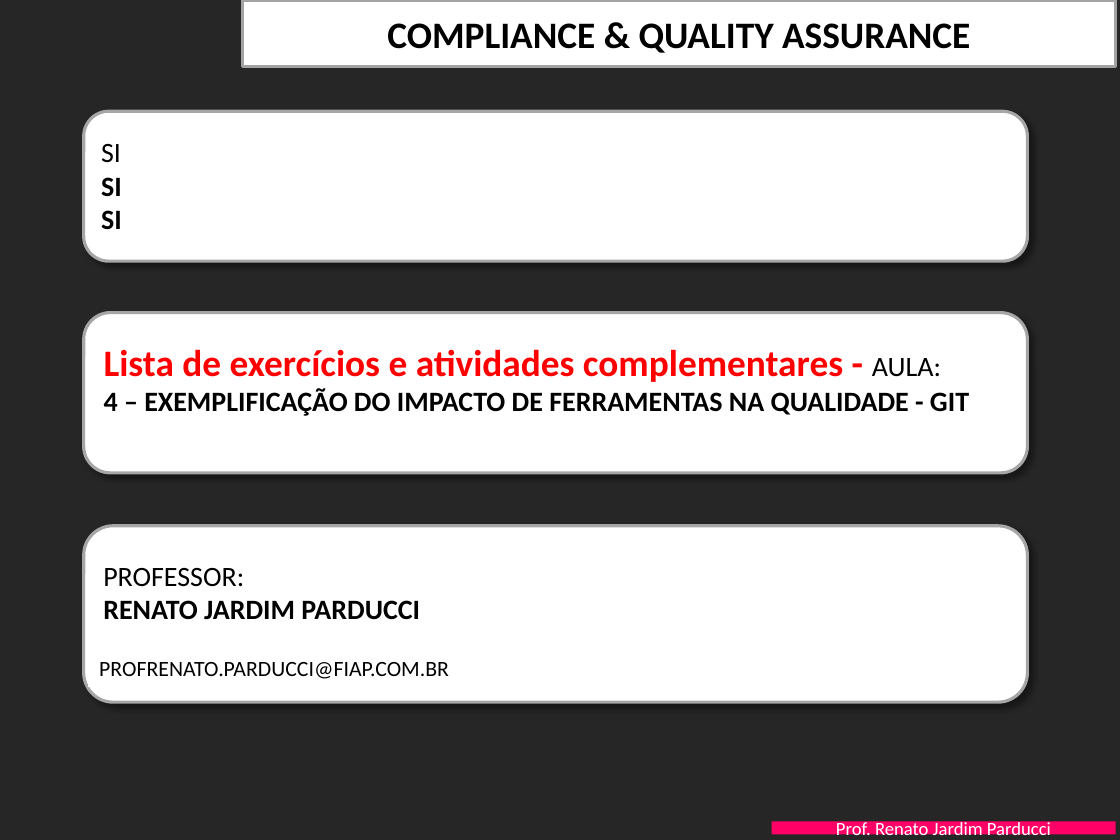
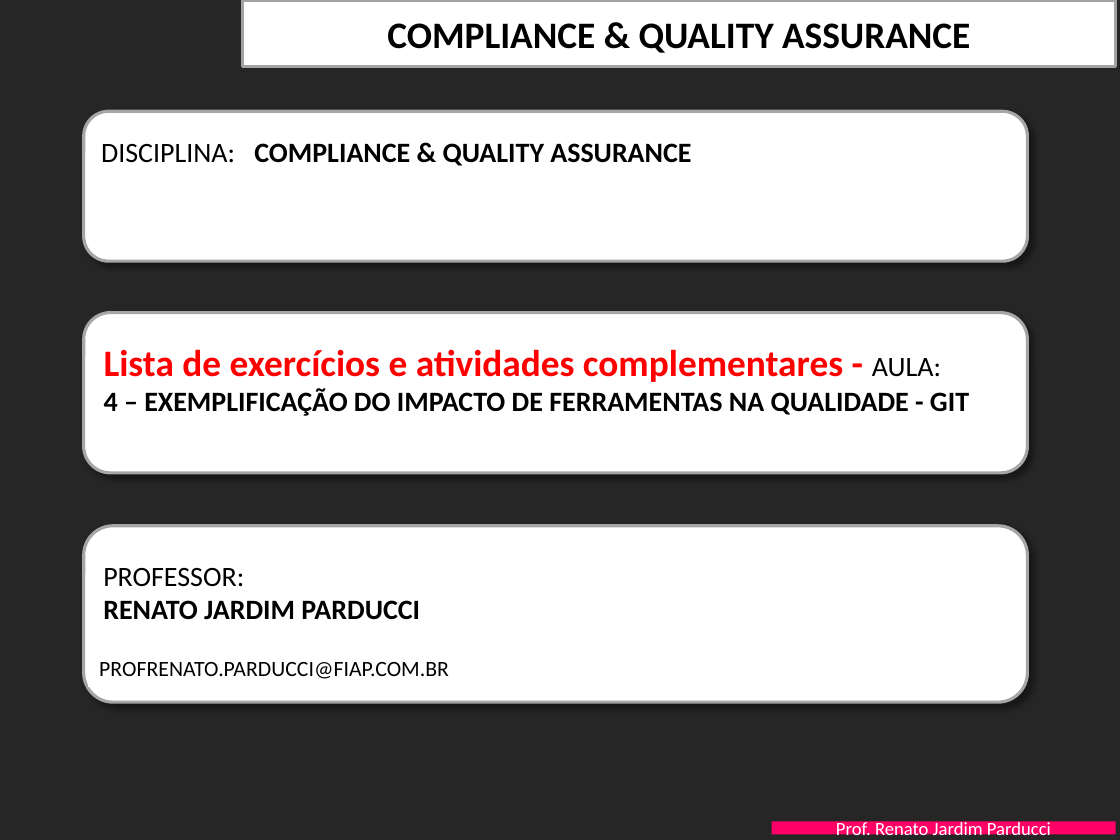
Before and after one commit to deluqui/SI-Estacionamento, a slide deck: slide 1 of Documentacao/FIAP-QualidProjSW-Aula-4-GIT - EXERCICIOS.pptx. Drawn at 1120x840 pixels with LibreOffice and Linux fonts; fonts in the diff are those of the drawing; background and template pictures are left out. Boxes give left, top, right and bottom in pixels: in the first picture for what was removed or moved away, otherwise in the second. Text is boxed around its words. In the diff, an @@ line names an element or a change of style, - is before the commit and + after.

Commit message:
gogo
gogo

```diff
--- a/Documentacao/FIAP-QualidProjSW-Aula-4-GIT - EXERCICIOS.pptx
+++ b/Documentacao/FIAP-QualidProjSW-Aula-4-GIT - EXERCICIOS.pptx
@@ text removed at <box>101,144,122,230</box> @@
-SI
-SI
-SI
@@ text added at <box>101,143,691,166</box>, 18 pt, text #000000, bold @@
+DISCIPLINA: COMPLIANCE & QUALITY ASSURANCE
```
